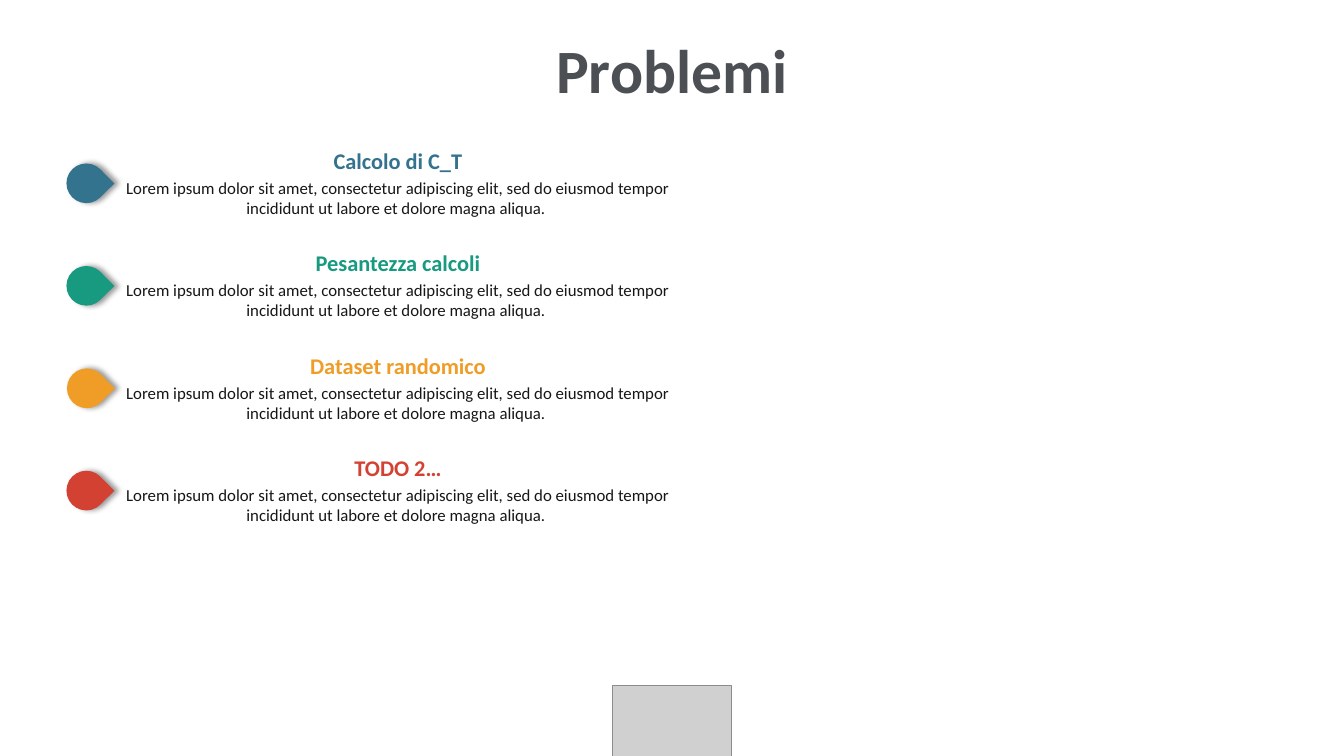
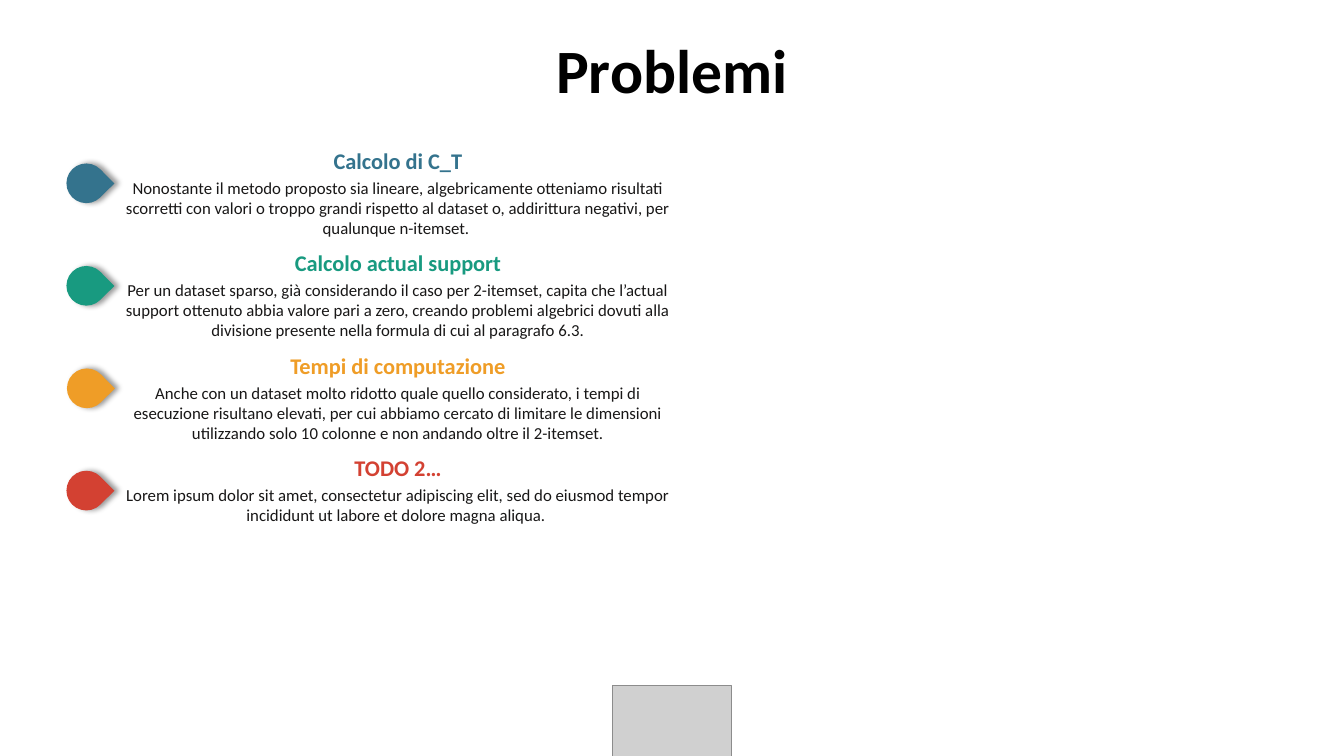
Before and after one commit to jf994/DataProtectionProject, a slide deck: slide 4 of docs/Presentazione.pptx. Drawn at 1344x756 pixels with LibreOffice and Linux fonts; fonts in the diff are those of the drawing; grey boxes stand for pictures; background and template pictures are left out. Boxes give left, top, right and bottom in pixels: in the first picture for what was removed or moved away, otherwise in the second. Text is boxed around its words. In the diff, an @@ line names an element or a change of style, - is before the commit and + after.

Commit message:
mod pptx

```diff
--- a/docs/Presentazione.pptx
+++ b/docs/Presentazione.pptx
@@ text "Problemi" at [556,49,787,94]: text colour #4C4F54 to #000000 @@
@@ text at [126,182,669,237]: text changed @@
-Lorem ipsum dolor sit amet, consectetur adipiscing elit, sed do eiusmod tempor incididunt ut labore et dolore magna aliqua.
+Nonostante il metodo proposto sia lineare, algebricamente otteniamo risultati scorretti con valori o troppo grandi rispetto al dataset o, addirittura negativi, per qualunque n-itemset.
@@ text at [126,255,669,339]: text changed @@
-Pesantezza calcoli
-Lorem ipsum dolor sit amet, consectetur adipiscing elit, sed do eiusmod tempor incididunt ut labore et dolore magna aliqua.
+Calcolo actual support
+Per un dataset sparso, già considerando il caso per 2-itemset, capita che l’actual support ottenuto abbia valore pari a zero, creando problemi algebrici dovuti alla divisione presente nella formula di cui al paragrafo 6.3.
@@ text at [134,358,661,439]: text changed @@
-Dataset randomico
-Lorem ipsum dolor sit amet, consectetur adipiscing elit, sed do eiusmod tempor incididunt ut labore et dolore magna aliqua.
+Tempi di computazione
+Anche con un dataset molto ridotto quale quello considerato, i tempi di esecuzione risultano elevati, per cui abbiamo cercato di limitare le dimensioni utilizzando solo 10 colonne e non andando oltre il 2-itemset.
```
Also in this commit, not shown: 1 other slide changed.
